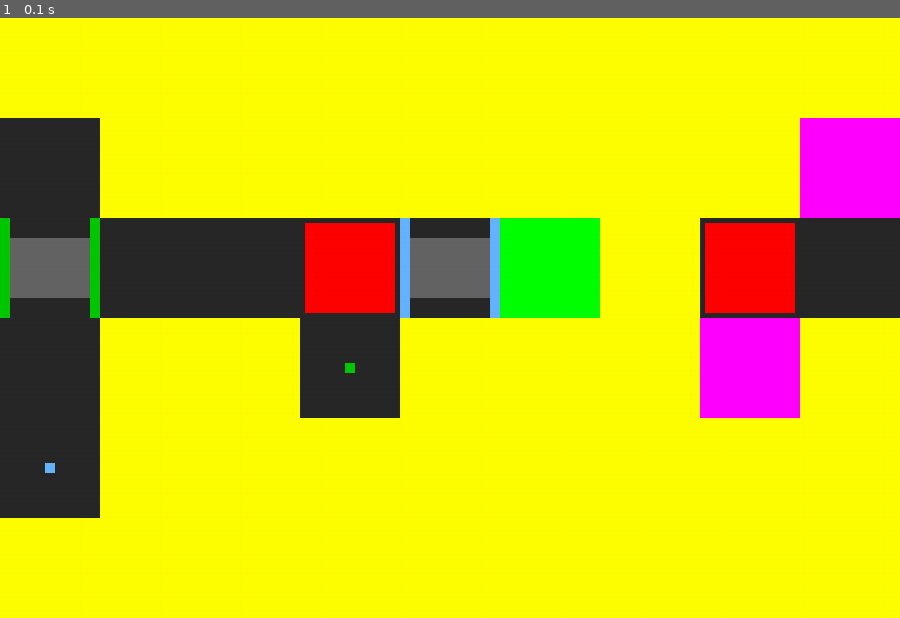
Above: before the commit, frame 1.
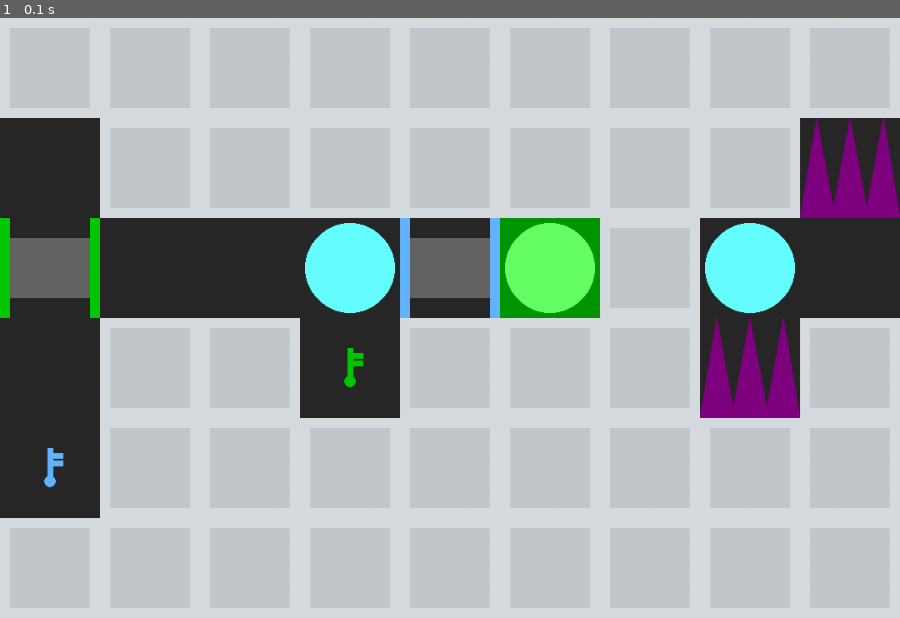
Above: after the commit, the same moment.

Repository: WingedSeal/mazegame
Game: pygame game, started from src/main.py
The game is run twice, just before and just after one commit, with the same random seed, the same clock (stepped at 60 frames per second) and the same inputs.
Inputs:
- Up to frame 1 (0.1 s): no input

The runs differ from the first frame. In frame 1, 83% of the frame differs, in the area x 0-100%, y 0-100%.

Commit message:
feat: improve looks on tiles

Diff:
--- a/src/mazegame/map.py
+++ b/src/mazegame/map.py
@@ -13,6 +13,14 @@
 from .color import Color
 
 SurfsType = dict[type["Tile"] | tuple[type["HasColor"], Color], pygame.Surface]
+
+_BLOCK_EDGE_COLOR = pygame.Color(215, 220, 225)
+_BLOCK_COLOR = pygame.Color(195, 200, 205)
+_ENEMY_COLOR = pygame.Color(220, 20, 60)
+_SPIKE_COLOR = pygame.Color(128, 0, 128)
+_PLAYER_COLOR = pygame.Color(102, 255, 255)
+_EXIT_OUTER_COLOR = pygame.Color(0, 150, 0)
+_EXIT_INNER_COLOR = pygame.Color(102, 255, 102)
 
 
 def _lerp(a: tuple[float, float], b: tuple[float, float], t: float) -> tuple[int, int]:
@@ -110,7 +118,15 @@
         self.pos = pos
         if type(self) not in surfs:
             self.surf = pygame.Surface((tile_size, tile_size))
-            self.surf.fill((255, 255, 0))
+            self.surf.fill(_BLOCK_COLOR)
+            self.surf.fill(_BLOCK_EDGE_COLOR, (0, 0, tile_size, tile_size * 0.1))
+            self.surf.fill(
+                _BLOCK_EDGE_COLOR, (0, tile_size * 0.9, tile_size, tile_size * 0.1)
+            )
+            self.surf.fill(_BLOCK_EDGE_COLOR, (0, 0, tile_size * 0.1, tile_size))
+            self.surf.fill(
+                _BLOCK_EDGE_COLOR, (tile_size * 0.9, 0, tile_size * 0.1, tile_size)
+            )
             surfs[type(self)] = self.surf
         else:
             self.surf = surfs[type(self)]
@@ -168,6 +184,15 @@
         if (type(self), self.color) not in surfs:
             self.surf = pygame.Surface((tile_size, tile_size))
             self.surf.fill(self.color.value)
+            self.surf.fill(_BLOCK_EDGE_COLOR, (0, 0, tile_size, tile_size * 0.1))
+            self.surf.fill(
+                _BLOCK_EDGE_COLOR, (0, tile_size * 0.9, tile_size, tile_size * 0.1)
+            )
+            self.surf.fill(_BLOCK_EDGE_COLOR, (0, 0, tile_size * 0.1, tile_size))
+            self.surf.fill(
+                _BLOCK_EDGE_COLOR, (tile_size * 0.9, 0, tile_size * 0.1, tile_size)
+            )
+
             surfs[type(self), self.color] = self.surf
         else:
             self.surf = surfs[type(self), self.color]
@@ -193,14 +218,11 @@
         self.pos = pos
         if type(self) not in surfs:
             self.surf = pygame.Surface((tile_size, tile_size), pygame.SRCALPHA)
-            self.surf.fill(
-                (255, 0, 0),
-                (
-                    tile_size * 0.05,
-                    tile_size * 0.05,
-                    tile_size * 0.90,
-                    tile_size * 0.90,
-                ),
+            pygame.draw.circle(
+                self.surf,
+                _PLAYER_COLOR,
+                (tile_size // 2, tile_size // 2),
+                0.9 * tile_size // 2,
             )
             surfs[type(self)] = self.surf
         else:
@@ -318,10 +340,29 @@
         self.pos = pos
         if (type(self), self.color) not in surfs:
             self.surf = pygame.Surface((tile_size, tile_size), pygame.SRCALPHA)
-            self.surf.fill(
+            pygame.draw.circle(
+                self.surf,
                 self.color.value,
-                (tile_size * 0.45, tile_size * 0.45, tile_size * 0.1, tile_size * 0.1),
-            )
+                (tile_size // 2, int(0.64 * tile_size)),
+                int(0.06 * tile_size),
+            )
+            points: list[tuple[int, int]] = [
+                (int(0.475 * tile_size), int(0.64 * tile_size)),
+                (int(0.475 * tile_size), int(0.3 * tile_size)),
+                (int(0.525 * tile_size), int(0.3 * tile_size)),
+                (int(0.525 * tile_size), int(0.35 * tile_size)),
+                (int(0.625 * tile_size), int(0.35 * tile_size)),
+                (int(0.625 * tile_size), int(0.4 * tile_size)),
+                (int(0.525 * tile_size), int(0.4 * tile_size)),
+                (int(0.525 * tile_size), int(0.425 * tile_size)),
+                (int(0.625 * tile_size), int(0.425 * tile_size)),
+                (int(0.625 * tile_size), int(0.475 * tile_size)),
+                (int(0.525 * tile_size), int(0.475 * tile_size)),
+                (int(0.525 * tile_size), int(0.64 * tile_size)),
+            ]
+
+            pygame.draw.polygon(self.surf, self.color.value, points)
+
             surfs[type(self), self.color] = self.surf
         else:
             self.surf = surfs[type(self), self.color]
@@ -342,7 +383,17 @@
         self.pos = pos
         if type(self) not in surfs:
             self.surf = pygame.Surface((tile_size, tile_size), pygame.SRCALPHA)
-            self.surf.fill((255, 0, 255))
+            points: list[tuple[int, int]] = [
+                (0, tile_size),
+                (tile_size * 1 // 6, 0),
+                (tile_size * 2 // 6, int(tile_size * 0.9)),
+                (tile_size * 3 // 6, 0),
+                (tile_size * 4 // 6, int(tile_size * 0.9)),
+                (tile_size * 5 // 6, 0),
+                (tile_size, tile_size),
+            ]
+
+            pygame.draw.polygon(self.surf, _SPIKE_COLOR, points)
             surfs[type(self)] = self.surf
         else:
             self.surf = surfs[type(self)]
@@ -377,7 +428,13 @@
         self.pos = pos
         if type(self) not in surfs:
             self.surf = pygame.Surface((tile_size, tile_size), pygame.SRCALPHA)
-            self.surf.fill((0, 255, 0))
+            self.surf.fill(_EXIT_OUTER_COLOR)
+            pygame.draw.circle(
+                self.surf,
+                _EXIT_INNER_COLOR,
+                (tile_size // 2, tile_size // 2),
+                0.9 * tile_size // 2,
+            )
             surfs[type(self)] = self.surf
         else:
             self.surf = surfs[type(self)]
@@ -407,7 +464,12 @@
         self.pos = pos
         if type(self) not in surfs:
             self.surf = pygame.Surface((tile_size, tile_size), pygame.SRCALPHA)
-            self.surf.fill((255, 0, 255))
+            pygame.draw.circle(
+                self.surf,
+                _ENEMY_COLOR,
+                (tile_size // 2, tile_size // 2),
+                0.9 * tile_size // 2,
+            )
             surfs[type(self)] = self.surf
         else:
             self.surf = surfs[type(self)]
--- a/src/tests/integration/test_basic_render.py
+++ b/src/tests/integration/test_basic_render.py
@@ -37,6 +37,7 @@
             ]
         )
         _test_run(empty_script, map, exit_on_tick=1)
+        # _test_run(empty_script, map, exit_on_tick=None, is_render=True)
 
 
 if __name__ == "__main__":
